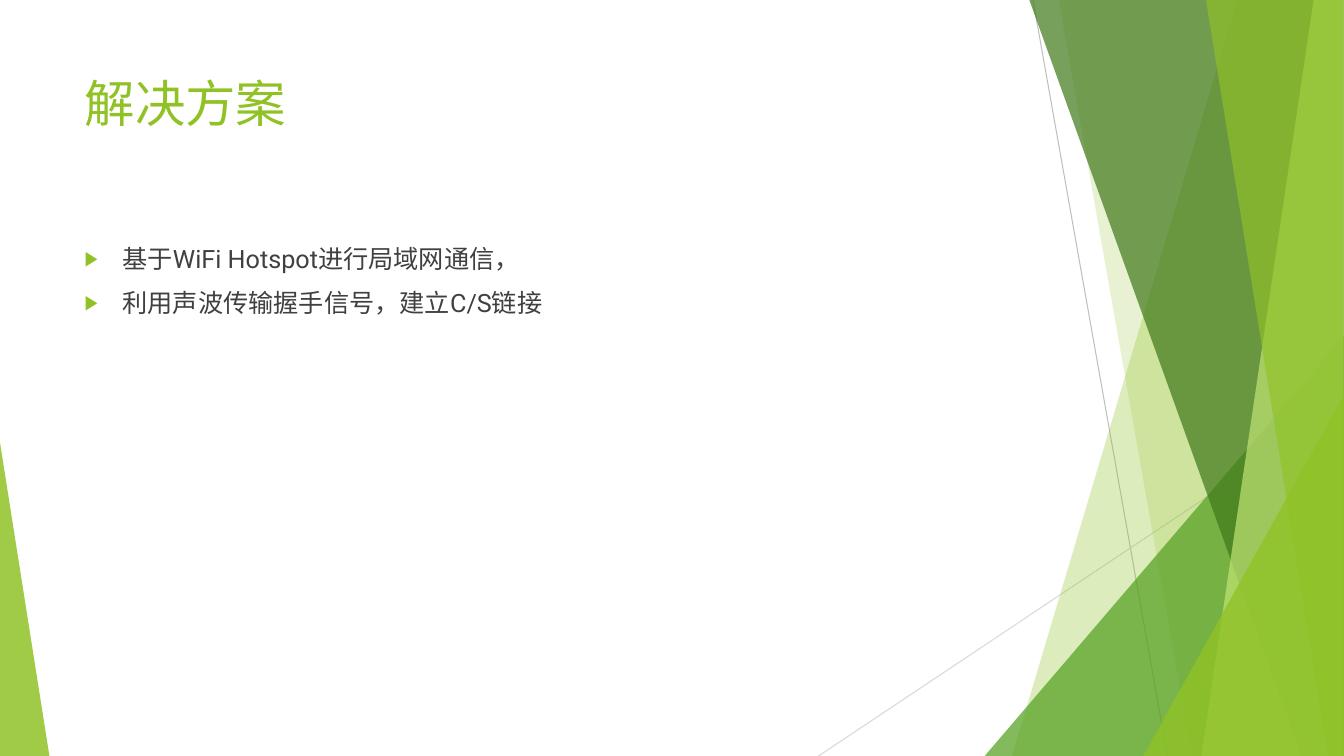
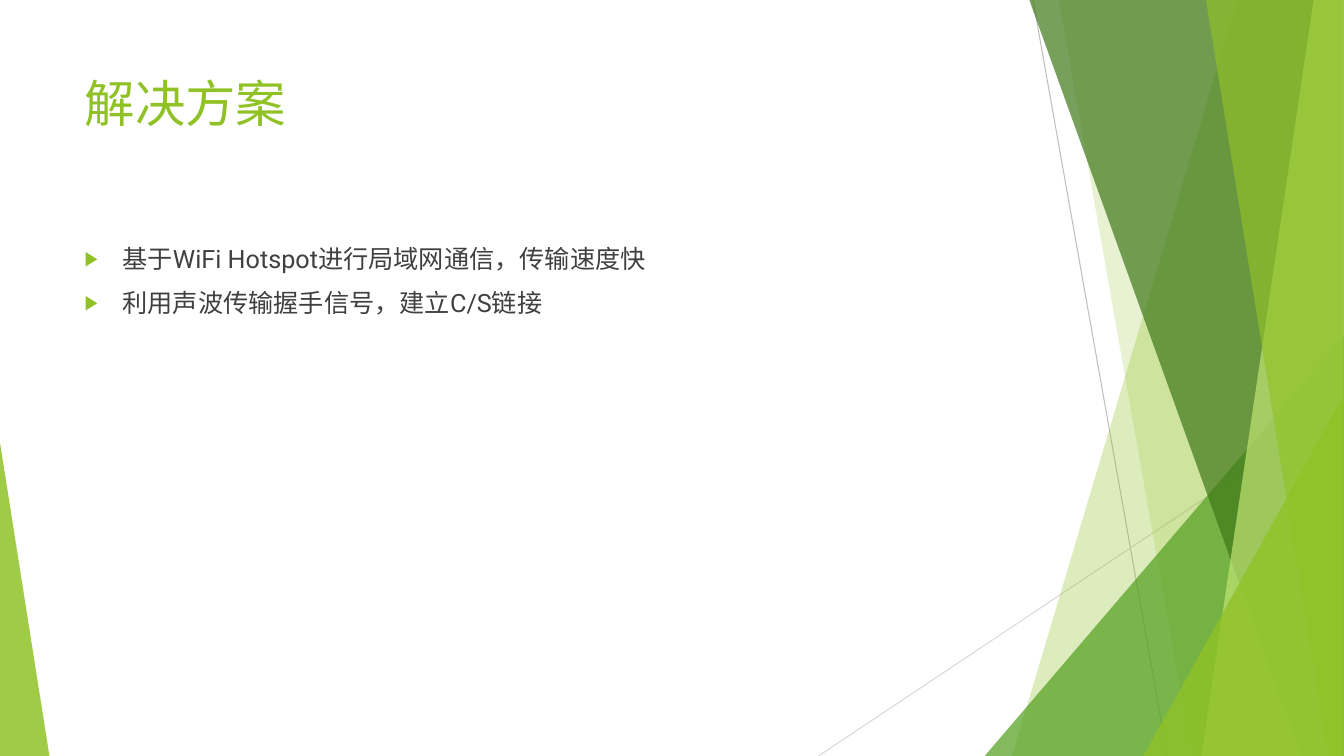
Before and after one commit to taozh1218/bishe, a slide deck: slide 5 of 毕设答辩.pptx (slide 3 before the commit). Drawn at 1344x756 pixels with LibreOffice and Linux fonts; fonts in the diff are those of the drawing. Boxes give left, top, right and bottom in pixels: in the first picture for what was removed or moved away, otherwise in the second. Text is boxed around its words. In the diff, an @@ line names an element or a change of style, - is before the commit and + after.

```diff
--- a/毕设答辩.pptx
+++ b/毕设答辩.pptx
@@ text at (x1=123, y1=247, x2=646, y2=273): text changed @@
-▶ 基于WiFi Hotspot进行局域网通信，
+▶ 基于WiFi Hotspot进行局域网通信，传输速度快
```
Also in this commit, not shown: 3 other slides changed, 4 slides added, 38 other files.
